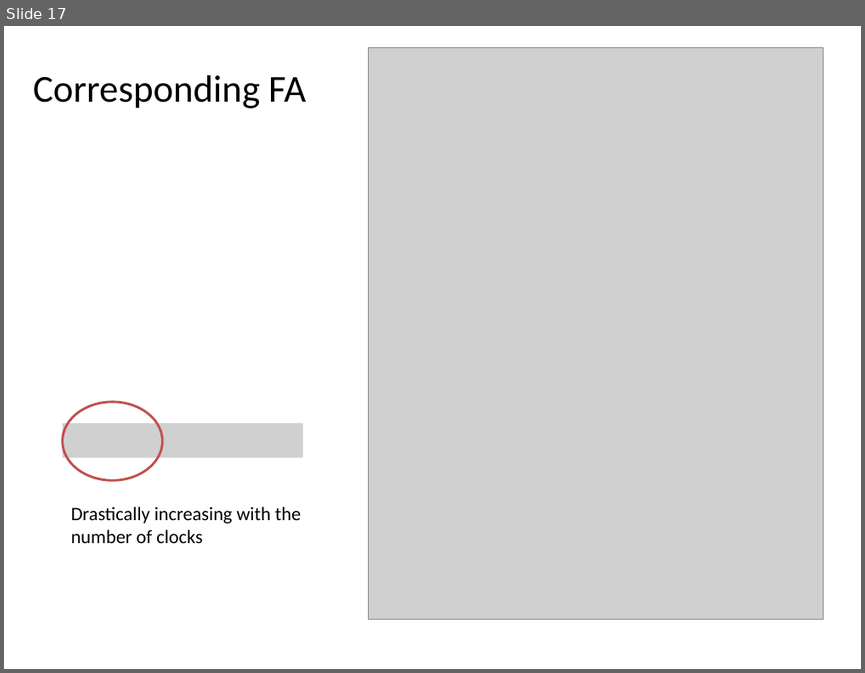
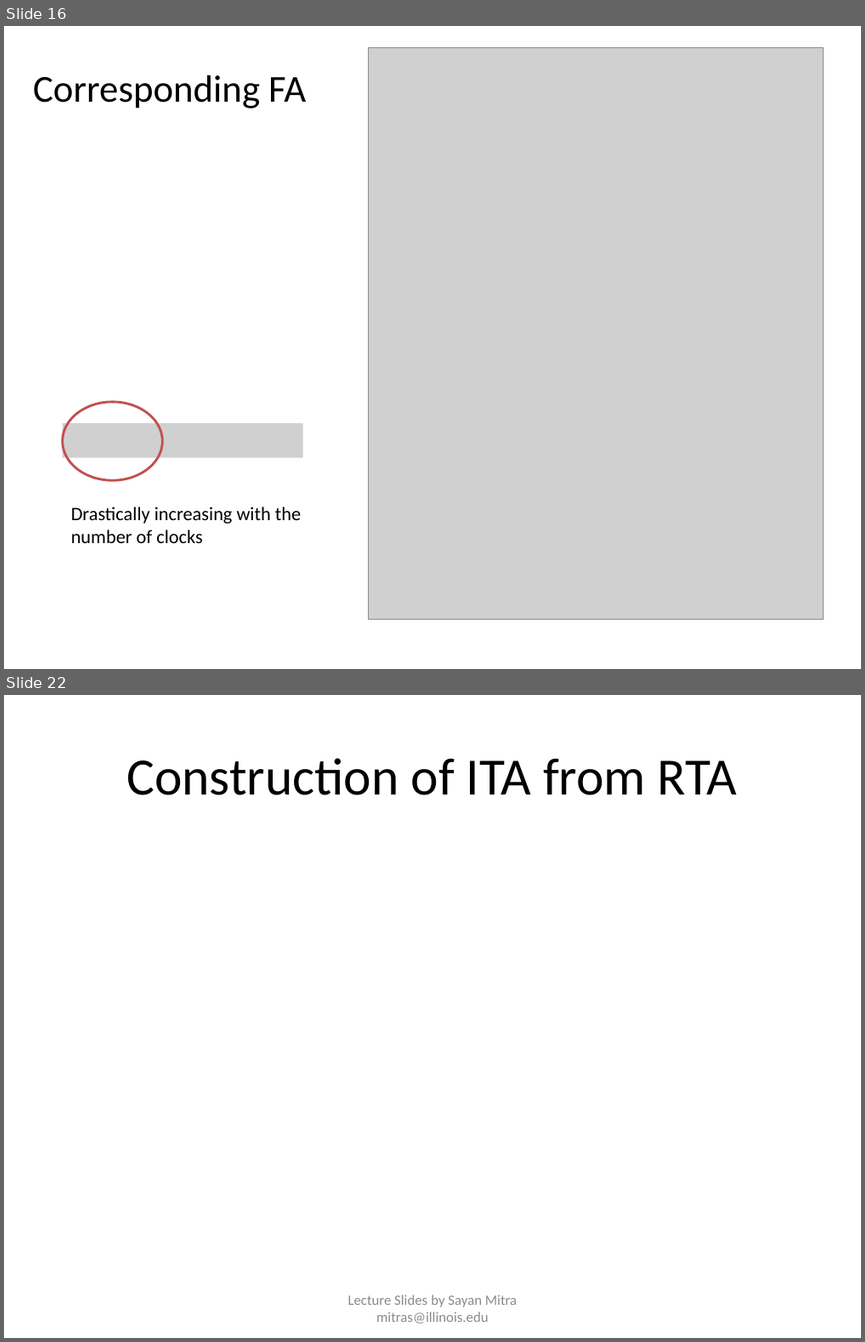
Before and after one commit to sayanmitracode/cpsbooksite, a slide deck: Slides/ReachabilityTimedAutomata.pptx. Shown one above the other, each under a label of ours: slide 17 before the commit, slides 16 and 22 after it; the slides between them are not shown. The pictures are 865x673 and 865x1342 pixels, drawn with LibreOffice and Linux fonts; fonts in the diff are those of the drawing; grey boxes stand for pictures. Boxes give left, top, right and bottom in pixels: in the first picture for what was removed or moved away, otherwise in the second. Text is boxed around its words. In the diff, an @@ line names an element or a change of style, - is before the commit and + after.

```diff
--- a/Slides/ReachabilityTimedAutomata.pptx
+++ b/Slides/ReachabilityTimedAutomata.pptx
@@ slide 22 added at [4, 695, 861, 1338], background #FFFFFF @@
@@ title added at [126, 758, 738, 795], 44 pt, text #000000 @@
+Construction of ITA from RTA
@@ text added at [348, 1294, 517, 1323], 12 pt, text #8C8C8C @@
+Lecture Slides by Sayan Mitra mitras@illinois.edu
@@ what was slide 17 is now slide 16 @@
```
Also in this commit, not shown: 3 slides changed, 23 other slides added, 2 slides removed, 4 other files.
